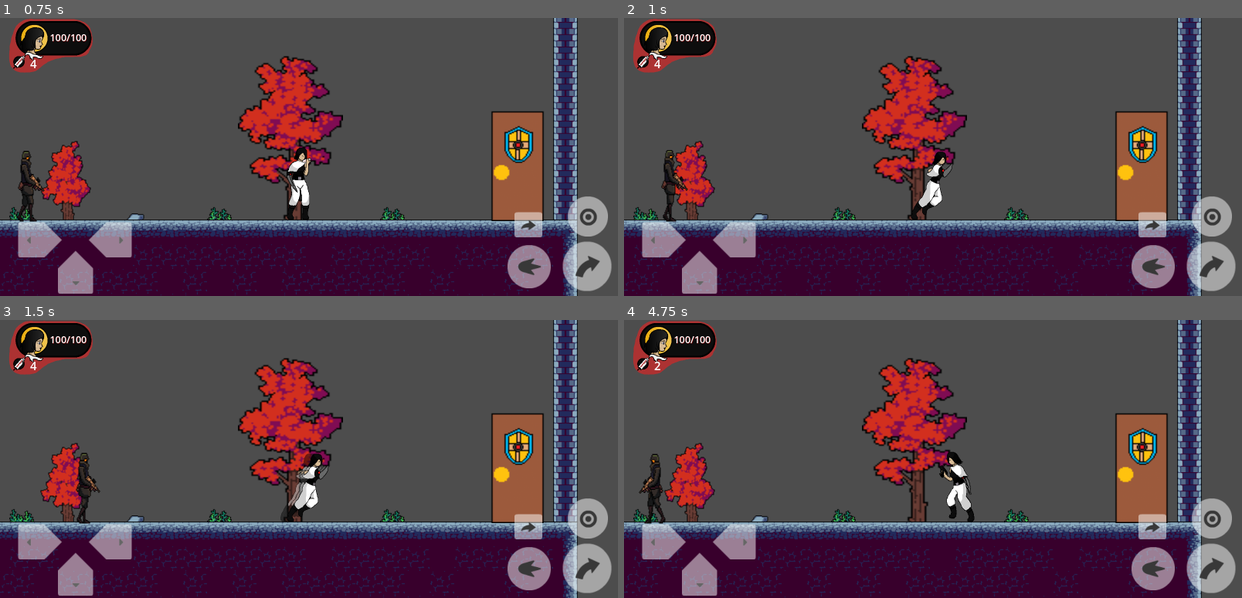
Above: before the commit, frames 1-4 (two rows, left to right).
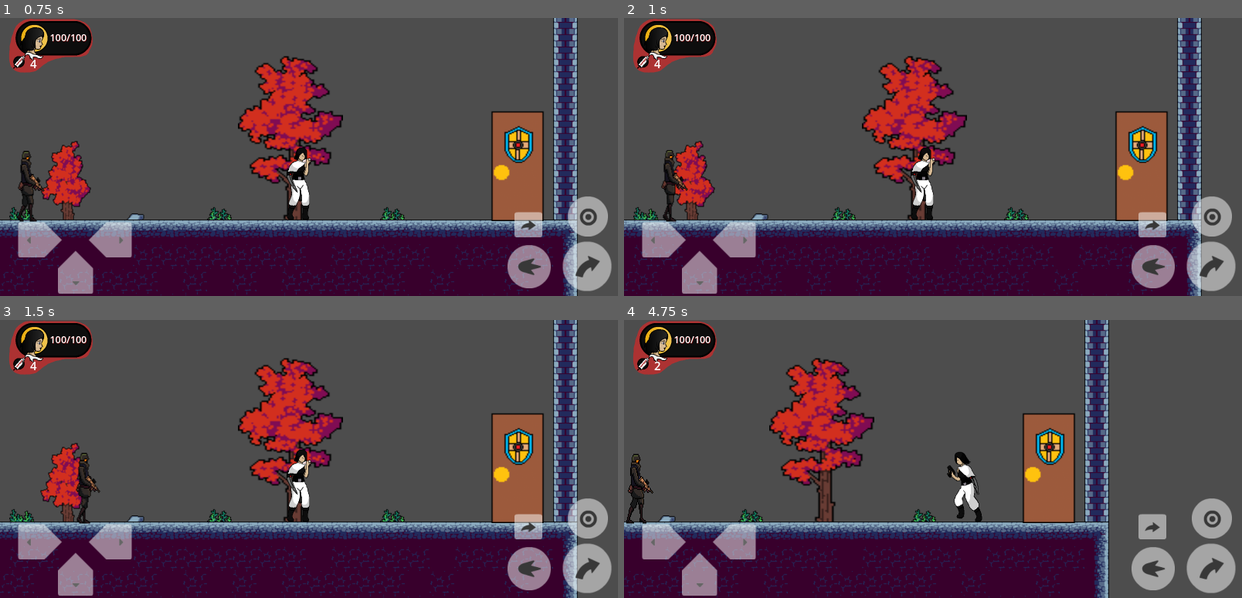
Above: after the commit, the same moments.

Repository: Corsa-Technologies/Terra1-seguro
Game: Godot game, scene res://Níveis/Nível1/Nível 1.tscn
The game is run twice, just before and just after one commit, with the same random seed, the same clock (stepped at 60 frames per second) and the same inputs. This scene is started directly instead of the project's main scene.
Inputs:
- Up to frame 1 (0.75 s): tap Enter (ataque) at 0.5 s; hold Right (ui_right) from 0.53 s (still down); tap Tab (cura) at 0.6 s
- Up to frame 2 (1 s): keep holding Right (ui_right); tap Up (ui_up) at 0.77 s; tap Delete (dash) at 0.8 s
- Up to frame 3 (1.5 s): keep holding Right (ui_right); tap Delete (dash) at 1.35 s
- Up to frame 4 (4.75 s): tap Up (ui_up) at 1.52, 3.02, 3.77, 4.52 s; tap Backspace (tiro) at 1.55 s; release Right (ui_right) at 2.03 s; hold Left (ui_left) 2.03-2.78 s; hold Backspace (tiro) 2.03-2.78 s; tap Tab (cura) at 2.3, 3.6, 4.55 s; hold Right (ui_right) 2.78-4.28 s; tap Enter (ataque) at 2.85 s; tap Delete (dash) at 3.05, 4.35 s; hold Backspace (tiro) 3.53-4.28 s; hold Left (ui_left) from 4.28 s (still down)

Frame 1 is identical in both runs. In frame 2, 0.9% of the frame differs, in the area x 46-54%, y 46-73%; in frame 3, 1.0%; in frame 4, 33%, in the area x 0-94%, y 0-100%.

Commit message:
dash finalizado

Diff:
--- a/Player/Scripts/movimento.gd
+++ b/Player/Scripts/movimento.gd
@@ -7,9 +7,11 @@
 var is_attacking = false # Variável para controlar se o personagem está atacando
 var is_healing = false # Variável para controlar se o personagem está curando
 var heal_count: int = 5 # Número de curas disponíveis
-var is_dashing: bool = false
-var dash_timer: float = 0.0
-var current_speed: float = SPEED
+var speed_dash = 600
+var dash_time = 0.2 # tempo do dash em segundos
+var is_dashing = false
+var dash_cooldown_time = 1.0  # Cooldown entre dashes em segundos
+var can_dash = true  # Controla se o jogador pode dash
 
 @onready var coyote_timer = $CoyoteTimer as Timer
 @onready var animated_sprite = $AnimatedSprite2D # Referência ao AnimatedSprite2D
@@ -21,8 +23,6 @@
 @export var buffer_time: float = 0.15
 @export var coyote_time: float = 0.1
 @export var projectile_scene: PackedScene # A cena do projétil que será instanciada
-@export var dash_speed_multiplier: float = 2.0
-@export var dash_duration: float = 0.2
 
 func update_heal_display():
 	if heal_count_label: # Verifica se a referência não é null
@@ -44,6 +44,7 @@
 	heal_timer.wait_time = 1.0
 	heal_timer.one_shot = true
 	heal_timer.connect("timeout", Callable(self, "_on_heal_animation_finished"))
+
 
 # Função para receber dano
 func take_damage(amount: int):
@@ -68,6 +69,7 @@
 		animated_sprite.play("cura") # Toca a animação de cura
 		heal_timer.start() # Começa o temporizador para finalizar a animação
 
+
 # Função chamada quando a animação de cura termina
 func _on_heal_animation_finished():
 	is_healing = false
@@ -78,19 +80,12 @@
 	velocity.y = JUMP_VELOCITY
 
 func _physics_process(delta):
-	# Adiciona o dash
-	if Input.is_action_just_pressed("dash") and not is_dashing:
-		start_dash()
-
-	if is_dashing:
-		animated_sprite.play('dash')
-		dash_timer -= delta
-		if dash_timer <= 0.0:
-			end_dash()
-
 	# Adiciona a gravidade
 	if not is_on_floor():
 		velocity += get_gravity() * delta
+
+	if Input.is_action_just_pressed("dash") and not is_dashing:
+		dash()
 
 	# Verifica se o botão de cura foi apertado
 	if Input.is_action_just_pressed("cura"):
@@ -132,12 +127,12 @@
 		if not is_shooting and not is_attacking:
 			var direction := Input.get_axis("ui_left", "ui_right")
 			if direction != 0:
-				velocity.x = direction * current_speed  # Usa current_speed para considerar o dash
+				velocity.x = direction * SPEED
 				if is_on_floor():
 					animated_sprite.play("run") # Troca para animação de corrida se estiver no chão e se movendo
 				animated_sprite.flip_h = direction < 0 # Inverte o sprite se estiver movendo para a esquerda
 			else:
-				velocity.x = move_toward(velocity.x, 0, current_speed)  # Usa current_speed para parar o dash
+				velocity.x = move_toward(velocity.x, 0, SPEED)
 				if is_on_floor():
 					animated_sprite.play("idle") # Troca para animação de idle se estiver parado no chão e não curando
 
@@ -154,16 +149,19 @@
 
 	move_and_slide()
 
-# Função que inicia o dash
-func start_dash() -> void:
+
+
+func dash():
 	is_dashing = true
-	dash_timer = dash_duration
-	current_speed = SPEED * dash_speed_multiplier
-
-# Função que termina o dash
-func end_dash() -> void:
+	var original_speed = SPEED  # Guarda a velocidade original
+	SPEED = speed_dash  # Aumenta a velocidade para o dash
+
+	# Usa await para esperar o tempo do dash
+	await get_tree().create_timer(dash_time).timeout
+	SPEED = original_speed  # Retorna à velocidade original após o dash
 	is_dashing = false
-	current_speed = SPEED
+
+
 
 # Função que lida com inputs de tiro e ataque
 func _input(event: InputEvent):
@@ -198,18 +196,36 @@
 	animated_sprite.disconnect("animation_finished", Callable(self, "_on_attack_animation_finished"))
 
 # Função para disparar o projétil
-# Função para disparar o projétil
 func shoot_projectile():
-	# Verifica se a cena do projétil foi definida
-	if projectile_scene:
-		var projectile = projectile_scene.instantiate()
-		get_parent().add_child(projectile)
-		projectile.global_position = global_position
-
-		# Define a direção do projétil com base na direção do player
-		if animated_sprite.flip_h:
-			projectile.direction = Vector2.LEFT
-		else:
-			projectile.direction = Vector2.RIGHT
+	# Verifica se a cena do projétil foi atribuída
+	if projectile_scene == null:
+		return
+
+	# Instancia a cena do projétil
+	var projectile = projectile_scene.instantiate() as CharacterBody2D
+
+	# Define a posição inicial do projétil um pouco à frente do jogador
+	if animated_sprite.flip_h:
+		projectile.global_position = global_position + Vector2(-10, 0)  # Dispara para a esquerda
+		projectile.direction = Vector2.LEFT  # Define a direção para a esquerda
+	else:
+		projectile.global_position = global_position + Vector2(10, 0)  # Dispara para a direita
+		projectile.direction = Vector2.RIGHT  # Define a direção para a direita
+
+	# Adiciona o projétil à cena
+	get_parent().add_child(projectile)
+
+# Função de morte
 func die():
-	get_tree().reload_current_scene()
+	get_tree().reload_current_scene() # Recarrega a cena atual
+
+# Função para quando o tempo do coyote timer acaba
+func _on_coyote_timer_timeout() -> void:
+	canjump = false
+
+# Função de colisão
+func _on_hitboxlamina_body_entered(body: CharacterBody2D) -> void:
+	if body is CharacterBody2D:
+		var hurtbox = body.get_node("hurtbox")
+		if hurtbox:
+			hurtbox.get_parent().take_damage(50)
--- a/Player/playercena.tscn
+++ b/Player/playercena.tscn
@@ -1,8 +1,9 @@
-[gd_scene load_steps=31 format=3 uid="uid://c2b5a8wa3xoja"]
+[gd_scene load_steps=32 format=3 uid="uid://c2b5a8wa3xoja"]
 
 [ext_resource type="Script" path="res://Player/Scripts/movimento.gd" id="1_kiena"]
 [ext_resource type="Texture2D" uid="uid://3l7d1xkbaat7" path="res://Player/Aya Completo.png" id="2_2ortg"]
 [ext_resource type="PackedScene" uid="uid://6r0hwy3ijx5f" path="res://GUI/Controles/controlecanvas.tscn" id="2_21c6s"]
+[ext_resource type="PackedScene" uid="uid://ixhsleocjpvi" path="res://Player/projetilaya.tscn" id="2_w2x0k"]
 [ext_resource type="Texture2D" uid="uid://bfrp2uancgku5" path="res://Player/sprites2.png" id="3_rnmfg"]
 
 [sub_resource type="AtlasTexture" id="AtlasTexture_hxdpw"]
@@ -216,12 +217,13 @@
 z_index = 4
 position = Vector2(159, 114)
 script = ExtResource("1_kiena")
+projectile_scene = ExtResource("2_w2x0k")
 
 [node name="AnimatedSprite2D" type="AnimatedSprite2D" parent="."]
 position = Vector2(3, 8)
 scale = Vector2(0.5, 0.485)
 sprite_frames = SubResource("SpriteFrames_g48ma")
-animation = &"cura"
+animation = &"dash"
 
 [node name="CoyoteTimer" type="Timer" parent="."]
 wait_time = 0.15
